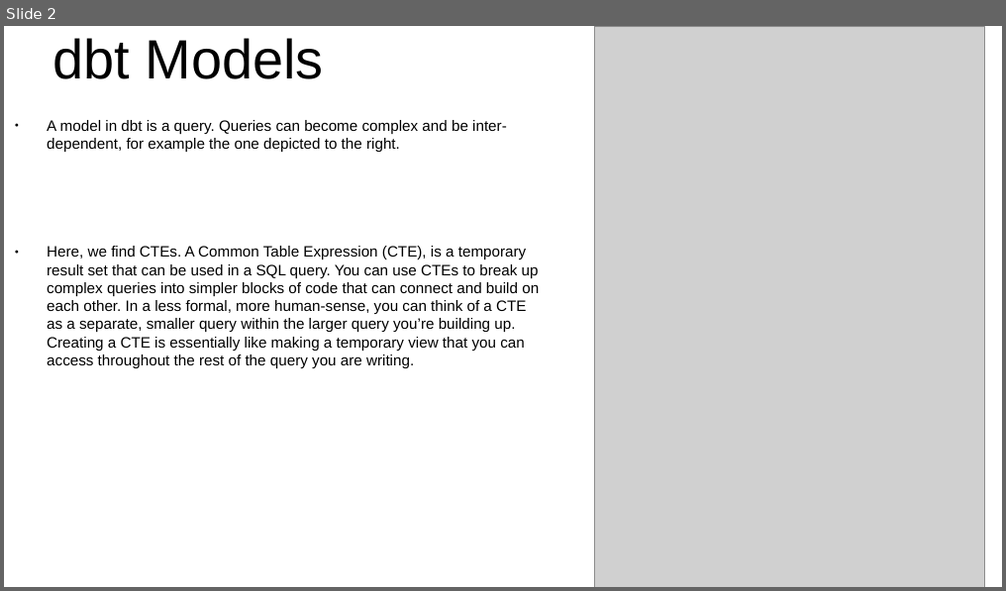
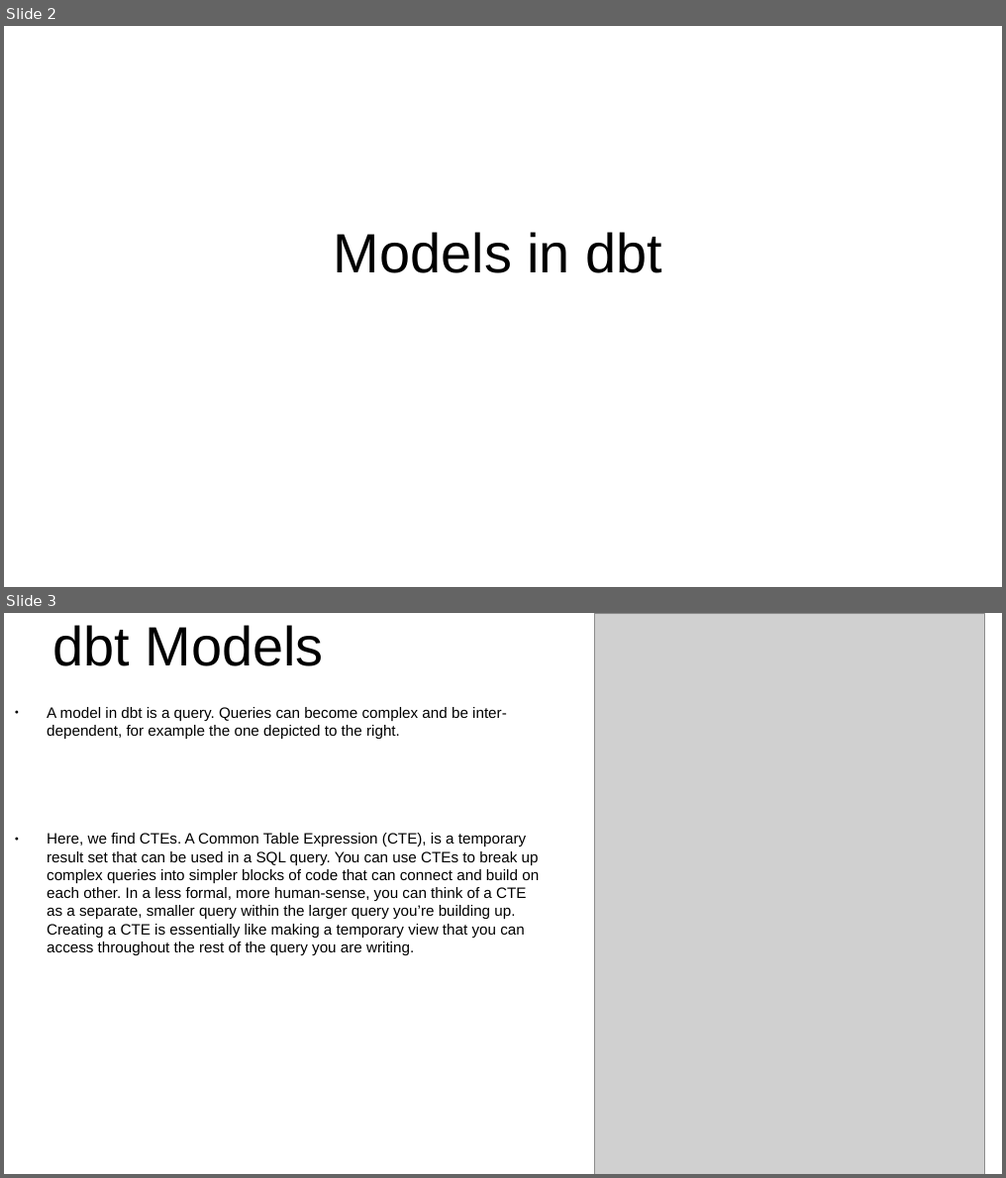
Before and after one commit to mossdet/dlp_data_eng, a slide deck: Notes/04_01_Analytics_Engineering.odp. Shown one above the other, each under a label of ours: slide 2 before the commit, slides 2 and 3 after it. The pictures are 1006x591 and 1006x1178 pixels, drawn with LibreOffice and Linux fonts; fonts in the diff are those of the drawing; grey boxes stand for pictures. Boxes give left, top, right and bottom in pixels: in the first picture for what was removed or moved away, otherwise in the second. Text is boxed around its words. In the diff, an @@ line names an element or a change of style, - is before the commit and + after.

```diff
--- a/Notes/04_01_Analytics_Engineering.odp
+++ b/Notes/04_01_Analytics_Engineering.odp
@@ slide 2 added at (x1=4, y1=26, x2=1002, y2=587), background #FFFFFF @@
@@ title added at (x1=334, y1=232, x2=662, y2=274), 44 pt, text #000000 @@
+Models in dbt
@@ what was slide 2 is now slide 3 @@
```
Also in this commit, not shown: 1 slide changed, 11 other slides added.
